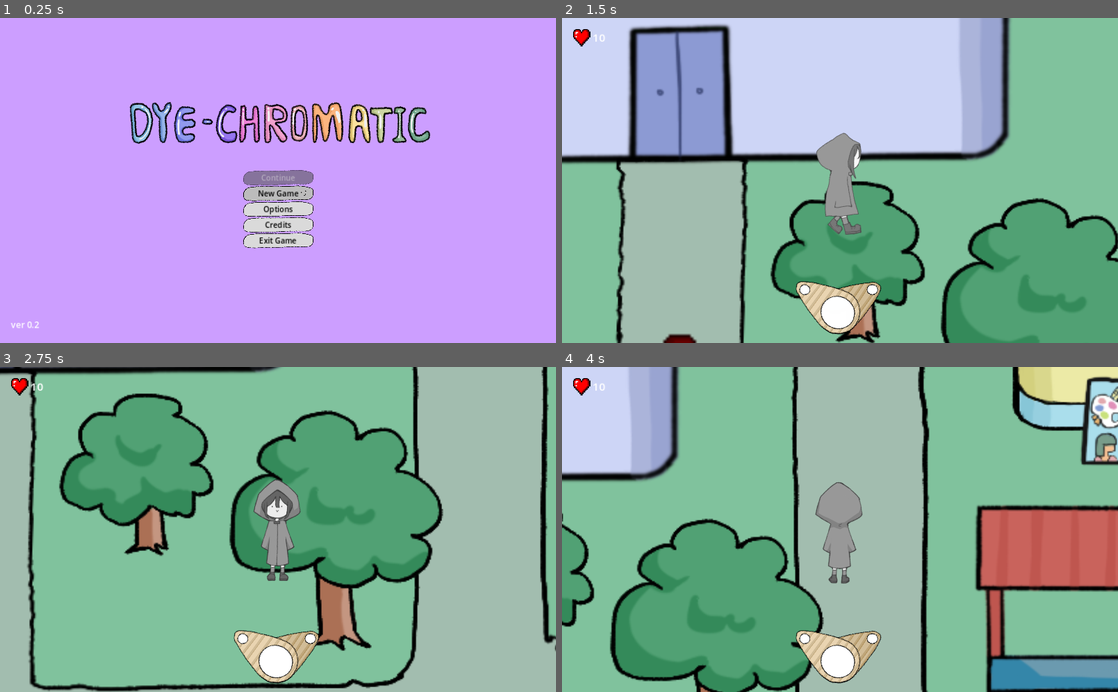
Above: before the commit, frames 1-4 (two rows, left to right).
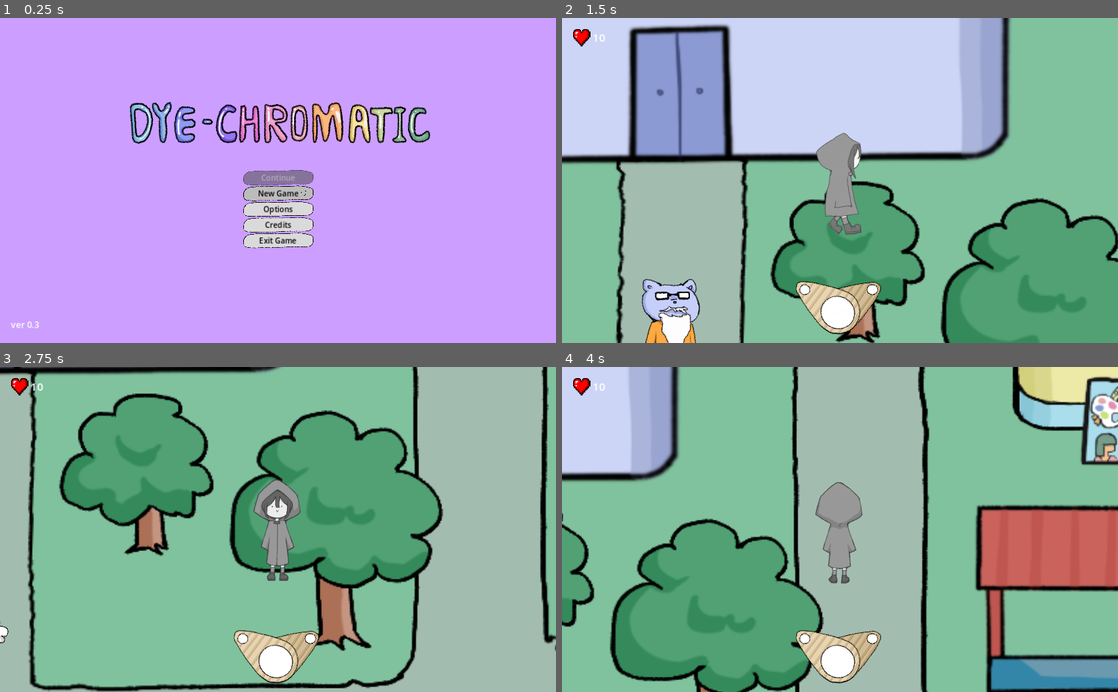
Above: after the commit, the same moments.

Repository: JMSVY-Super-Cool-Group-14/Dye-Chromatic
Game: Godot game, scene res://scenes/ui/main.tscn
Same seed, same stepped clock (60 frames per second), same inputs: the game is played once before the commit and once after it.
Inputs (mouse positions are in pixels of both pictures, inside the frame that each line leads up to):
- Up to frame 1 (0.25 s): no input
- Up to frame 2 (1.5 s): click "New Game" at 0.5 s; move the mouse to (962, 164) at 1.27 s; hold D (move_right) from 1.28 s (still down); hold C (interact) from 1.28 s (still down)
- Up to frame 3 (2.75 s): move the mouse to (166, 545) at 2.02 s; release D (move_right) at 2.03 s; release C (interact) at 2.03 s; hold S (move_down) from 2.03 s (still down); tap F (melee_attack) at 2.1 s
- Up to frame 4 (4 s): move the mouse to (895, 458) at 2.77 s; release S (move_down) at 2.78 s; hold D (move_right) 2.78-3.53 s; hold Space (ranged_attack) 2.78-3.53 s; move the mouse to (812, 594) at 3.52 s; hold W (move_up) from 3.53 s (still down); tap J (special_attack) at 3.6 s

The runs differ from the first frame. In frame 1, less than 0.1% of the frame differs, in the area x 6-7%, y 94-96%; in frame 2, 1.7%, in the area x 14-25%, y 80-100%; in frame 3, less than 0.1%; in frame 4, nothing differs.

Commit message:
Add animations

Diff:
--- /dev/null
+++ b/src/assets/sprites/bear.sprites/Bear-move-1.tres
@@ -0,0 +1,8 @@
+[gd_resource type="AtlasTexture" load_steps=2 format=3 uid="uid://c8lwagawwsd3t"]
+
+[ext_resource type="Texture2D" uid="uid://dd0um603a7rt2" path="res://assets/sprites/bear.png" id="1_j8hf5"]
+
+[resource]
+atlas = ExtResource("1_j8hf5")
+region = Rect2(614, 0, 651, 1192)
+margin = Rect2(672, 528, 1397, 856)
--- /dev/null
+++ b/src/assets/sprites/bear.sprites/Bear-move-2.tres
@@ -0,0 +1,8 @@
+[gd_resource type="AtlasTexture" load_steps=2 format=3 uid="uid://bkyw72j0yw3np"]
+
+[ext_resource type="Texture2D" uid="uid://dd0um603a7rt2" path="res://assets/sprites/bear.png" id="1_ys4dv"]
+
+[resource]
+atlas = ExtResource("1_ys4dv")
+region = Rect2(0, 0, 614, 1198)
+margin = Rect2(672, 514, 1434, 850)
--- /dev/null
+++ b/src/assets/sprites/bear.sprites/Bear-still-1.tres
@@ -0,0 +1,8 @@
+[gd_resource type="AtlasTexture" load_steps=2 format=3 uid="uid://cveiythofjma6"]
+
+[ext_resource type="Texture2D" uid="uid://dd0um603a7rt2" path="res://assets/sprites/bear.png" id="1_6d1bl"]
+
+[resource]
+atlas = ExtResource("1_6d1bl")
+region = Rect2(614, 0, 651, 1192)
+margin = Rect2(672, 528, 1397, 856)
--- /dev/null
+++ b/src/assets/sprites/bear.sprites/Bear-still-2.tres
@@ -0,0 +1,8 @@
+[gd_resource type="AtlasTexture" load_steps=2 format=3 uid="uid://cy2yanjijiu86"]
+
+[ext_resource type="Texture2D" uid="uid://dd0um603a7rt2" path="res://assets/sprites/bear.png" id="1_2ncxm"]
+
+[resource]
+atlas = ExtResource("1_2ncxm")
+region = Rect2(1265, 0, 651, 1192)
+margin = Rect2(672, 528, 1397, 856)
--- /dev/null
+++ b/src/assets/sprites/spotted.sprites/Spotted-1.tres
@@ -0,0 +1,7 @@
+[gd_resource type="AtlasTexture" load_steps=2 format=3 uid="uid://by3xjc0rv0nus"]
+
+[ext_resource type="Texture2D" uid="uid://d2x2n8anrr1kk" path="res://assets/sprites/spotted.png" id="1_abebu"]
+
+[resource]
+atlas = ExtResource("1_abebu")
+region = Rect2(0, 0, 907, 887)
--- /dev/null
+++ b/src/assets/sprites/spotted.sprites/Spotted-2.tres
@@ -0,0 +1,7 @@
+[gd_resource type="AtlasTexture" load_steps=2 format=3 uid="uid://dudglwf1oftfg"]
+
+[ext_resource type="Texture2D" uid="uid://d2x2n8anrr1kk" path="res://assets/sprites/spotted.png" id="1_ujcnd"]
+
+[resource]
+atlas = ExtResource("1_ujcnd")
+region = Rect2(907, 0, 907, 887)
--- /dev/null
+++ b/src/assets/sprites/spotted.sprites/Spotted-3.tres
@@ -0,0 +1,7 @@
+[gd_resource type="AtlasTexture" load_steps=2 format=3 uid="uid://svqre5ew6roy"]
+
+[ext_resource type="Texture2D" uid="uid://d2x2n8anrr1kk" path="res://assets/sprites/spotted.png" id="1_byjjf"]
+
+[resource]
+atlas = ExtResource("1_byjjf")
+region = Rect2(0, 887, 907, 887)
--- /dev/null
+++ b/src/assets/sprites/spotted.sprites/Spotted-4.tres
@@ -0,0 +1,7 @@
+[gd_resource type="AtlasTexture" load_steps=2 format=3 uid="uid://byaonk7q8w64f"]
+
+[ext_resource type="Texture2D" uid="uid://d2x2n8anrr1kk" path="res://assets/sprites/spotted.png" id="1_ev0ha"]
+
+[resource]
+atlas = ExtResource("1_ev0ha")
+region = Rect2(0, 887, 907, 887)
--- /dev/null
+++ b/src/assets/sprites/spotted.sprites/Spotted-5.tres
@@ -0,0 +1,7 @@
+[gd_resource type="AtlasTexture" load_steps=2 format=3 uid="uid://0k3xxjbnohfv"]
+
+[ext_resource type="Texture2D" uid="uid://d2x2n8anrr1kk" path="res://assets/sprites/spotted.png" id="1_8i6wn"]
+
+[resource]
+atlas = ExtResource("1_8i6wn")
+region = Rect2(0, 887, 907, 887)
--- /dev/null
+++ b/src/assets/sprites/spotted.sprites/Spotted-6.tres
@@ -0,0 +1,7 @@
+[gd_resource type="AtlasTexture" load_steps=2 format=3 uid="uid://bq5jox6cb6gj8"]
+
+[ext_resource type="Texture2D" uid="uid://d2x2n8anrr1kk" path="res://assets/sprites/spotted.png" id="1_4jbje"]
+
+[resource]
+atlas = ExtResource("1_4jbje")
+region = Rect2(0, 887, 907, 887)
--- a/src/scenes/npc.tscn
+++ b/src/scenes/npc.tscn
@@ -1,66 +1,23 @@
-[gd_scene load_steps=20 format=3 uid="uid://0bq3mr4k2yu0"]
+[gd_scene load_steps=13 format=3 uid="uid://0bq3mr4k2yu0"]
 
 [ext_resource type="Script" path="res://scripts/NPC/NPC.gd" id="1_k40a6"]
-[ext_resource type="Texture2D" uid="uid://t88m5j0qcxcy" path="res://assets/legacy/slime.png" id="2_5n3qe"]
+[ext_resource type="Texture2D" uid="uid://cveiythofjma6" path="res://assets/sprites/bear.sprites/Bear-still-1.tres" id="2_8mucu"]
 [ext_resource type="Script" path="res://scripts/StateMachine/NPCStateMachine.gd" id="2_gsyok"]
+[ext_resource type="Texture2D" uid="uid://cy2yanjijiu86" path="res://assets/sprites/bear.sprites/Bear-still-2.tres" id="3_d4wwh"]
+[ext_resource type="Texture2D" uid="uid://c8lwagawwsd3t" path="res://assets/sprites/bear.sprites/Bear-move-1.tres" id="4_kxwq5"]
 [ext_resource type="Script" path="res://scripts/NPC/NPCIdle.gd" id="4_pyyip"]
+[ext_resource type="Texture2D" uid="uid://bkyw72j0yw3np" path="res://assets/sprites/bear.sprites/Bear-move-2.tres" id="5_nkp7n"]
 [ext_resource type="Script" path="res://scripts/NPC/NPCWalking.gd" id="5_pst2m"]
 [ext_resource type="Script" path="res://scripts/NPC/NPCInteract.gd" id="6_od0pn"]
-
-[sub_resource type="AtlasTexture" id="AtlasTexture_8g4ya"]
-atlas = ExtResource("2_5n3qe")
-region = Rect2(0, 0, 32, 32)
-
-[sub_resource type="AtlasTexture" id="AtlasTexture_tc3of"]
-atlas = ExtResource("2_5n3qe")
-region = Rect2(32, 0, 32, 32)
-
-[sub_resource type="AtlasTexture" id="AtlasTexture_kc6ld"]
-atlas = ExtResource("2_5n3qe")
-region = Rect2(64, 0, 32, 32)
-
-[sub_resource type="AtlasTexture" id="AtlasTexture_62tsx"]
-atlas = ExtResource("2_5n3qe")
-region = Rect2(96, 0, 32, 32)
-
-[sub_resource type="AtlasTexture" id="AtlasTexture_p16ll"]
-atlas = ExtResource("2_5n3qe")
-region = Rect2(0, 32, 32, 32)
-
-[sub_resource type="AtlasTexture" id="AtlasTexture_526r2"]
-atlas = ExtResource("2_5n3qe")
-region = Rect2(32, 32, 32, 32)
-
-[sub_resource type="AtlasTexture" id="AtlasTexture_0hi5y"]
-atlas = ExtResource("2_5n3qe")
-region = Rect2(64, 32, 32, 32)
-
-[sub_resource type="AtlasTexture" id="AtlasTexture_lp7ys"]
-atlas = ExtResource("2_5n3qe")
-region = Rect2(96, 32, 32, 32)
-
-[sub_resource type="AtlasTexture" id="AtlasTexture_7u45h"]
-atlas = ExtResource("2_5n3qe")
-region = Rect2(128, 32, 32, 32)
-
-[sub_resource type="AtlasTexture" id="AtlasTexture_e3op8"]
-atlas = ExtResource("2_5n3qe")
-region = Rect2(160, 32, 32, 32)
 
 [sub_resource type="SpriteFrames" id="SpriteFrames_ligmd"]
 animations = [{
 "frames": [{
 "duration": 1.0,
-"texture": SubResource("AtlasTexture_8g4ya")
+"texture": ExtResource("2_8mucu")
 }, {
 "duration": 1.0,
-"texture": SubResource("AtlasTexture_tc3of")
-}, {
-"duration": 1.0,
-"texture": SubResource("AtlasTexture_kc6ld")
-}, {
-"duration": 1.0,
-"texture": SubResource("AtlasTexture_62tsx")
+"texture": ExtResource("3_d4wwh")
 }],
 "loop": true,
 "name": &"Idle",
@@ -68,22 +25,10 @@
 }, {
 "frames": [{
 "duration": 1.0,
-"texture": SubResource("AtlasTexture_p16ll")
+"texture": ExtResource("4_kxwq5")
 }, {
 "duration": 1.0,
-"texture": SubResource("AtlasTexture_526r2")
-}, {
-"duration": 1.0,
-"texture": SubResource("AtlasTexture_0hi5y")
-}, {
-"duration": 1.0,
-"texture": SubResource("AtlasTexture_lp7ys")
-}, {
-"duration": 1.0,
-"texture": SubResource("AtlasTexture_7u45h")
-}, {
-"duration": 1.0,
-"texture": SubResource("AtlasTexture_e3op8")
+"texture": ExtResource("5_nkp7n")
 }],
 "loop": true,
 "name": &"Walk",
@@ -101,10 +46,9 @@
 fsm = NodePath("StateMachine")
 
 [node name="AnimatedSprite2D" type="AnimatedSprite2D" parent="."]
-modulate = Color(1, 0, 0, 1)
-self_modulate = Color(1, 0, 0, 1)
+scale = Vector2(0.05, 0.05)
 sprite_frames = SubResource("SpriteFrames_ligmd")
-animation = &"Idle"
+animation = &"Walk"
 
 [node name="CollisionShape2D" type="CollisionShape2D" parent="."]
 position = Vector2(0, 2)
--- a/src/scenes/ui/main.tscn
+++ b/src/scenes/ui/main.tscn
@@ -169,7 +169,7 @@
 offset_bottom = -22.0
 grow_vertical = 0
 mouse_filter = 1
-text = "ver 0.2"
+text = "ver 0.3"
 
 [connection signal="focus_entered" from="Center/Buttons/Continue" to="." method="_on_mouse_entered"]
 [connection signal="mouse_entered" from="Center/Buttons/Continue" to="." method="_on_mouse_entered"]
--- a/src/scenes/ui/options.tscn
+++ b/src/scenes/ui/options.tscn
@@ -12,10 +12,8 @@
 offset_bottom = 300.0
 size_flags_horizontal = 4
 theme = ExtResource("1_amv88")
-current_tab = 2
 
 [node name="Audio" type="VBoxContainer" parent="."]
-visible = false
 layout_mode = 2
 
 [node name="Master" type="VBoxContainer" parent="Audio"]
@@ -94,6 +92,7 @@
 popup/item_1/id = 1
 
 [node name="Input" type="VBoxContainer" parent="."]
+visible = false
 layout_mode = 2
 script = ExtResource("4_33oaj")
 
Binary file added: src/assets/sprites/bear.png
Not shown, added: src/assets/sprites/bear.png.import
Not shown, added: src/assets/sprites/bear.tpsheet.import
Binary file added: src/assets/sprites/spotted.png
Not shown, added: src/assets/sprites/spotted.png.import
Not shown, added: src/assets/sprites/spotted.tpsheet.import
Not shown, added: src/assets/sprites/bear.tpsheet
Not shown, changed: src/assets/sprites/sensed.tpsheet
Not shown, added: src/assets/sprites/spotted.tpsheet
